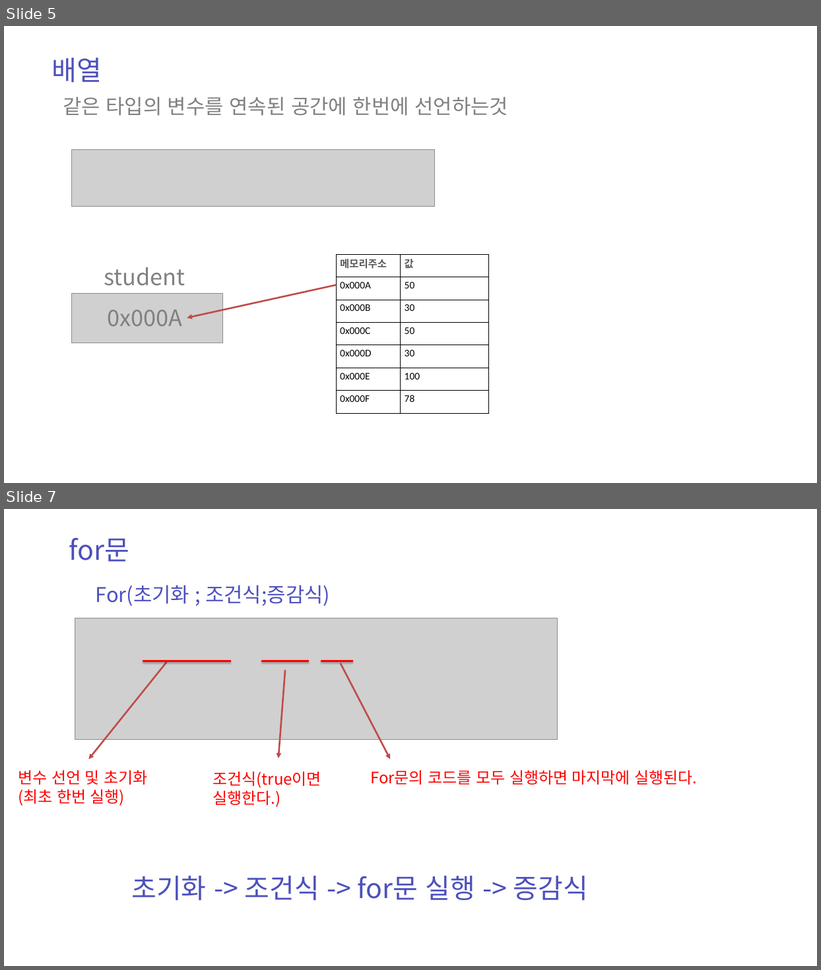
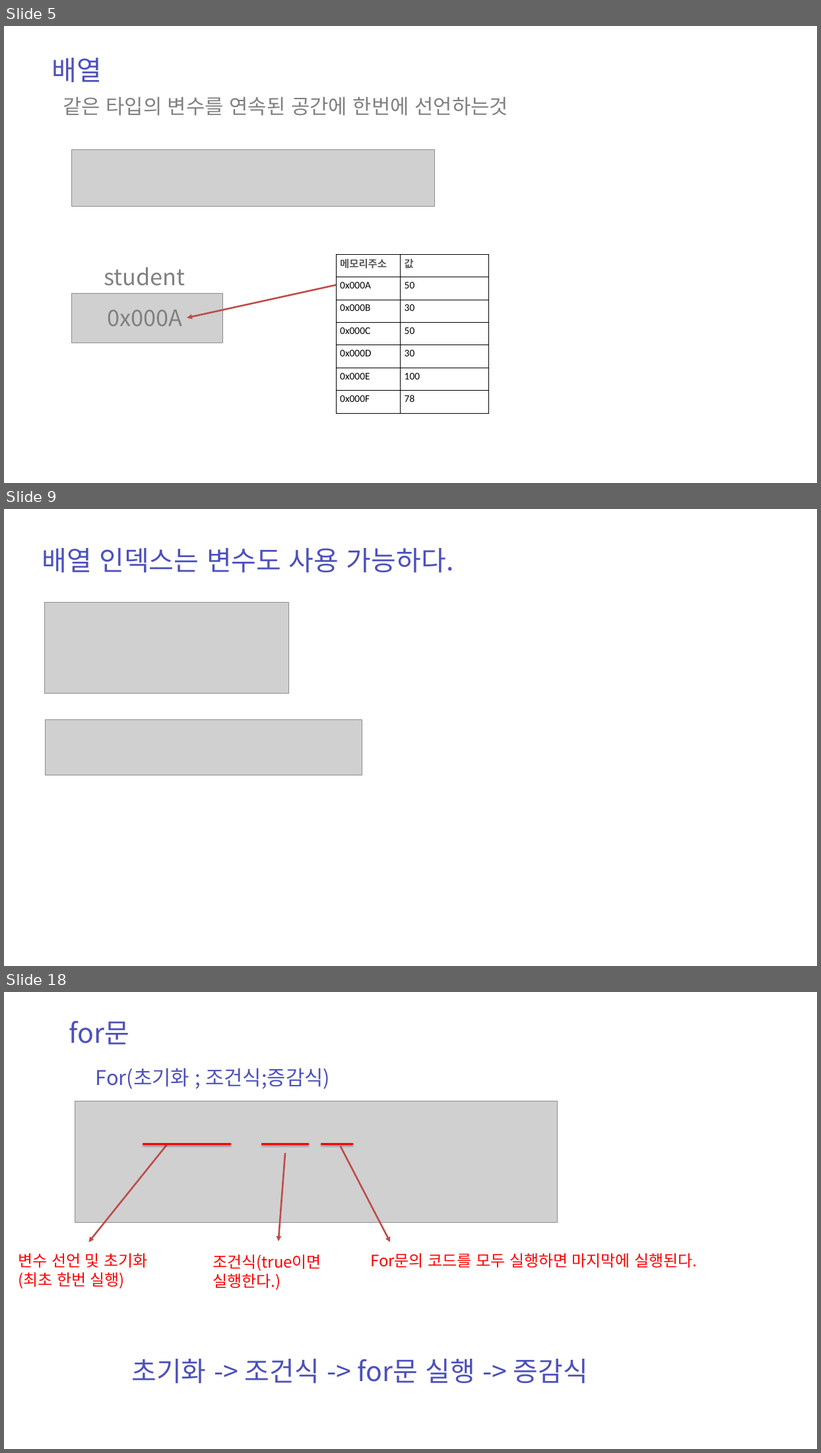
Before and after one commit to zest132/JavaLecture, a slide deck: JavaLecture/LectureFile/java 5강.pptx. Shown one above the other, each under a label of ours: slides 5 and 7 before the commit, slides 5, 9 and 18 after it; the slides between them are not shown. The pictures are 821x970 and 821x1453 pixels, drawn with LibreOffice and Linux fonts; fonts in the diff are those of the drawing; grey boxes stand for pictures. Boxes give left, top, right and bottom in pixels: in the first picture for what was removed or moved away, otherwise in the second. Text is boxed around its words. In the diff, an @@ line names an element or a change of style, - is before the commit and + after.

```diff
--- a/JavaLecture/LectureFile/java 5강.pptx
+++ b/JavaLecture/LectureFile/java 5강.pptx
@@ slide 9 added at (x1=4, y1=509, x2=817, y2=966), background #FFFFFF @@
@@ text added at (x1=42, y1=548, x2=454, y2=573), 48 pt, text #4C50BC @@
+배열 인덱스는 변수도 사용 가능하다.
@@ picture added at (x1=45, y1=602, x2=288, y2=694) @@
@@ picture added at (x1=45, y1=720, x2=362, y2=775) @@
@@ what was slide 7 is now slide 18 @@
```
Also in this commit, not shown: 1 slide changed, 10 other slides added, 1 other file.
